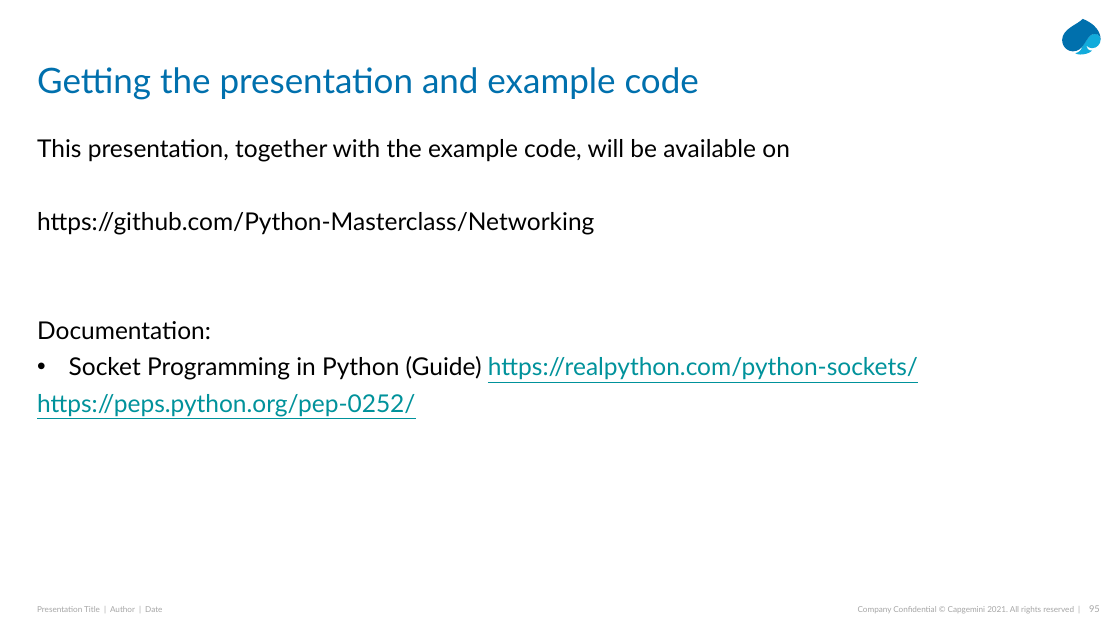
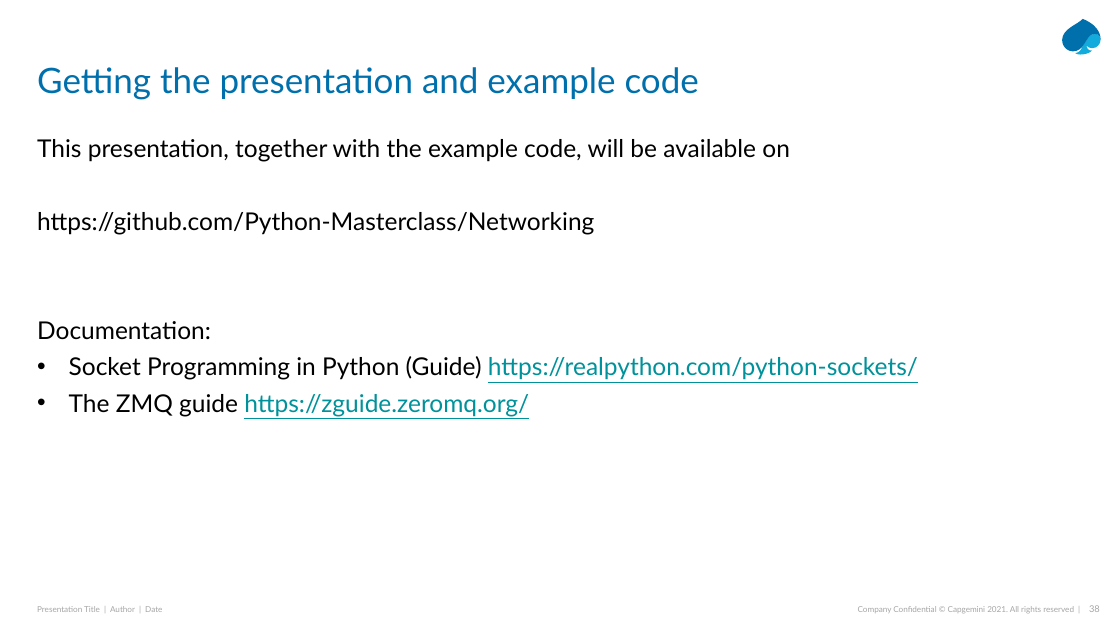
Before and after one commit to Python-Masterclass/Networking, a slide deck: slide 38 of Masterclass-7-Networking.pptx (slide 95 before the commit). Drawn at 1120x630 pixels with LibreOffice and Linux fonts; fonts in the diff are those of the drawing. Boxes give left, top, right and bottom in pixels: in the first picture for what was removed or moved away, otherwise in the second. Text is boxed around its words. In the diff, an @@ line names an element or a change of style, - is before the commit and + after.

```diff
--- a/Masterclass-7-Networking.pptx
+++ b/Masterclass-7-Networking.pptx
@@ text at box(69, 394, 529, 417): text changed @@
-https://peps.python.org/pep-0252/
+• The ZMQ guide https://zguide.zeromq.org/
```
Also in this commit, not shown: 5 other slides changed, 13 slides added, 70 slides removed, 3 other files.
